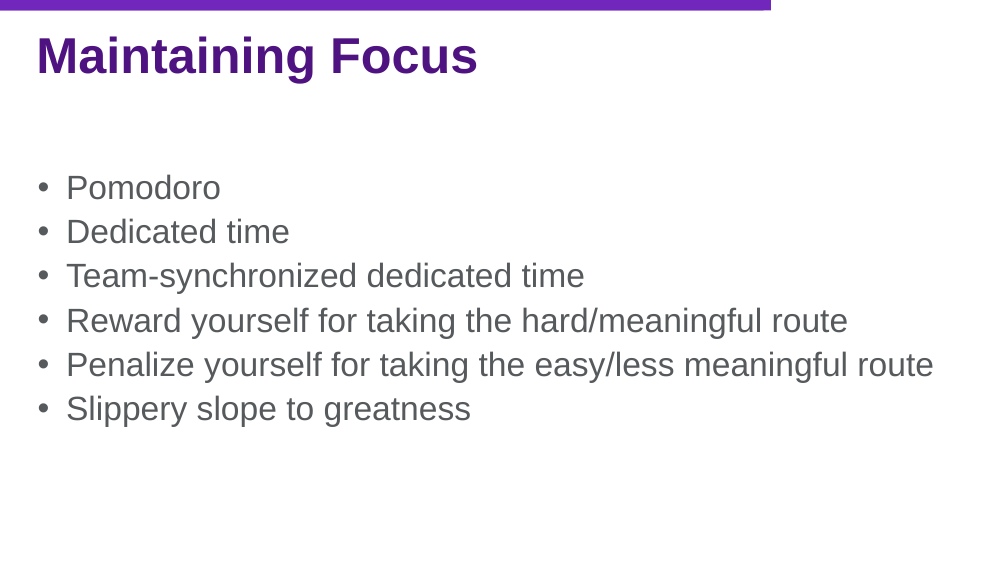
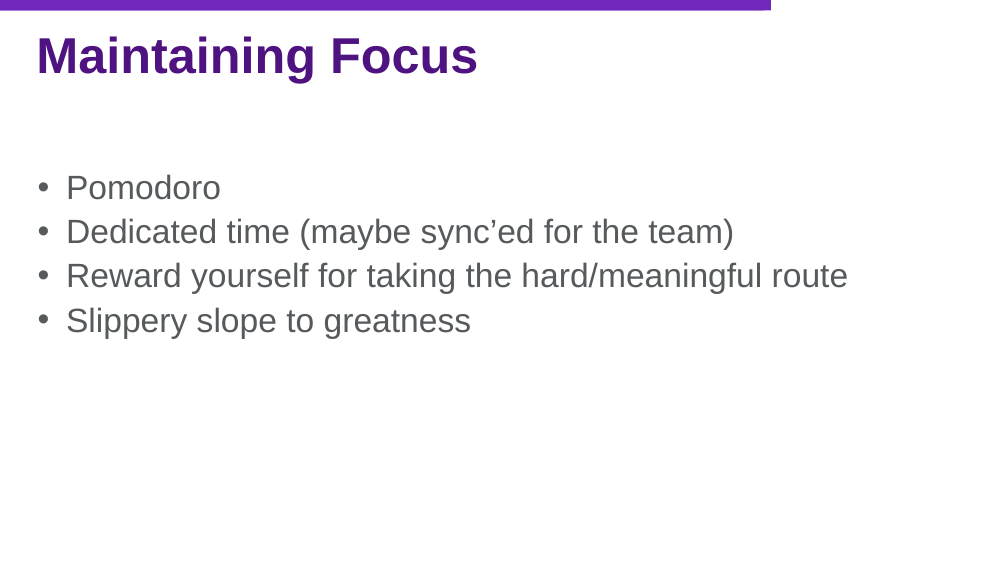
Before and after one commit to jasonjwood/presentations, a slide deck: slide 24 of InFusion2016 - Getting It Done - Jason Wood.pptx (slide 25 before the commit). Drawn at 1008x567 pixels with LibreOffice and Linux fonts; fonts in the diff are those of the drawing; background and template pictures are left out. Boxes give left, top, right and bottom in pixels: in the first picture for what was removed or moved away, otherwise in the second. Text is boxed around its words. In the diff, an @@ line names an element or a change of style, - is before the commit and + after.

```diff
--- a/InFusion2016 - Getting It Done - Jason Wood.pptx
+++ b/InFusion2016 - Getting It Done - Jason Wood.pptx
@@ text at bbox=[66, 218, 734, 250]: text changed @@
-• Dedicated time
-• Team-synchronized dedicated time
+• Dedicated time (maybe sync’ed for the team)
@@ text at bbox=[66, 351, 934, 383]: paragraph removed @@
-• Penalize yourself for taking the easy/less meaningful route
```
Also in this commit, not shown: 13 other slides changed, 2 slides removed.
